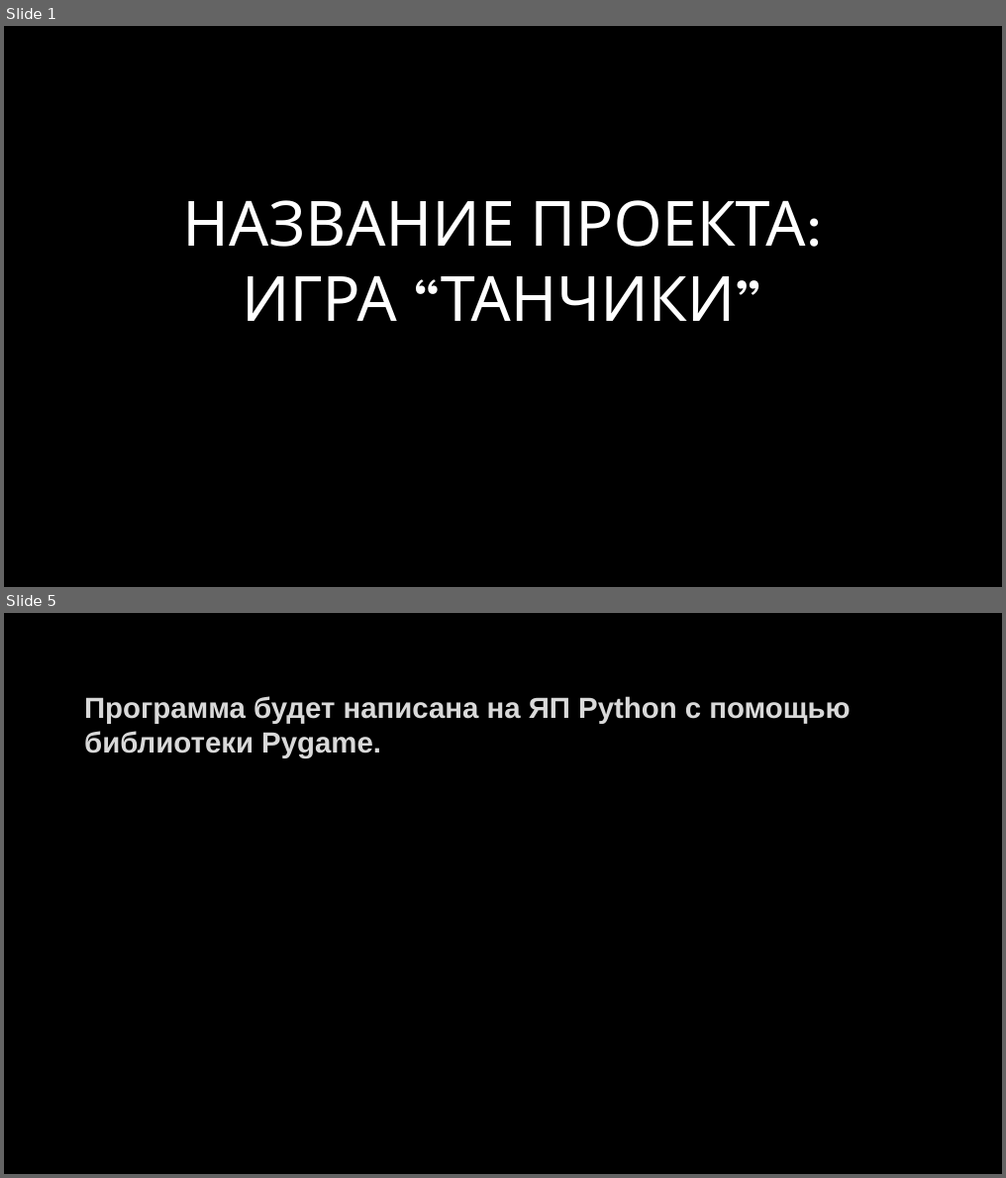
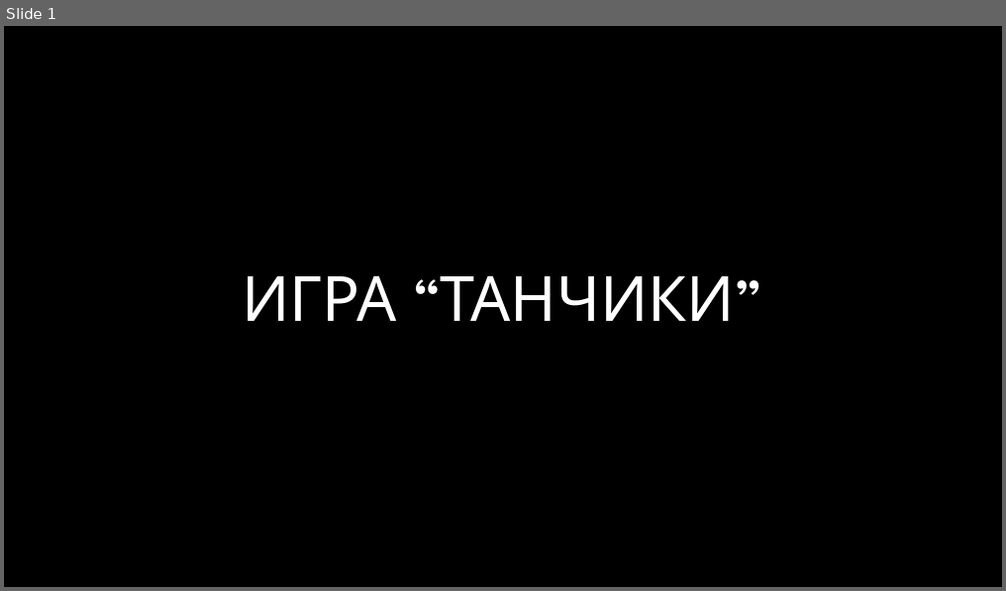
Before and after one commit to Egor-Bessolitsyn/Pygameproject, a slide deck: Игра Танчики.pptx. Shown one above the other, each under a label of ours: slides 1 and 5 before the commit, slide 1 after it; the slides between them are not shown. The pictures are 1006x1178 and 1006x591 pixels, drawn with LibreOffice and Linux fonts; fonts in the diff are those of the drawing; background and template pictures are left out. Boxes give left, top, right and bottom in pixels: in the first picture for what was removed or moved away, otherwise in the second. Text is boxed around its words. In the diff, an @@ line names an element or a change of style, - is before the commit and + after.

```diff
--- a/Игра Танчики.pptx
+++ b/Игра Танчики.pptx
@@ slide 5 removed at box(4, 613, 1002, 1174), background picture (left out) @@
@@ text removed at box(84, 696, 849, 759) @@
-Программа будет написана на ЯП Python с помощью библиотеки Pygame.
@@ slide 1 changed as well @@
@@ title at box(242, 275, 762, 321): text changed @@
-НАЗВАНИЕ ПРОЕКТА:
-ИГРА “ТАНЧИКИ”
+ИГРА “ТАНЧИКИ”
```
Also in this commit, not shown: 2 other slides changed, 3 slides added, 1 other slide removed.
